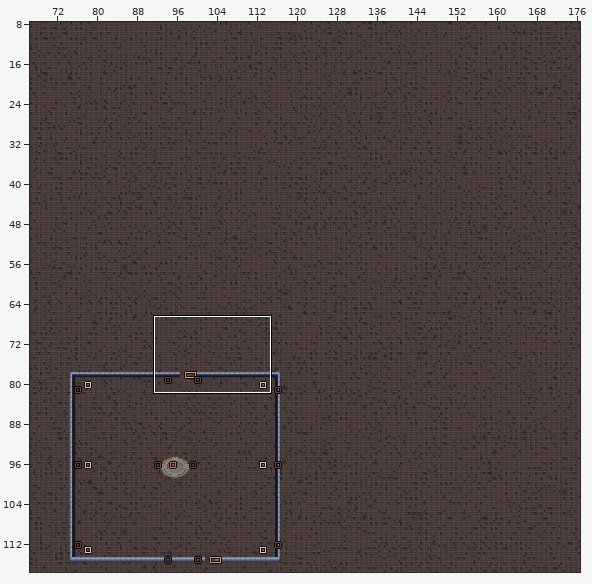
LDtk project, stored at VampireSurvivors/Levels/Zombies.ldtk. The picture above shows the old version from afar; the outline marks the close-up.
Close-up. Before the edit:
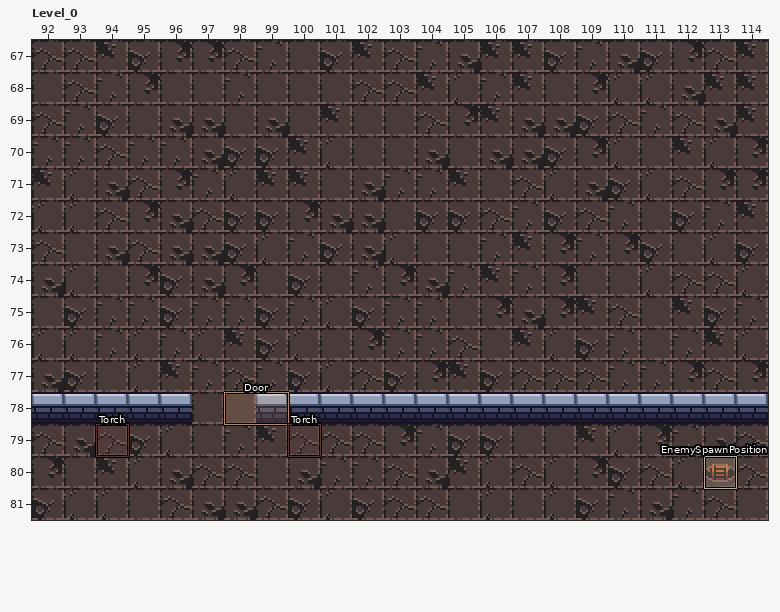
Cells are 16x16 px. Shown: Level_0 x 92..114, y 67..81.
The same view after the edit:
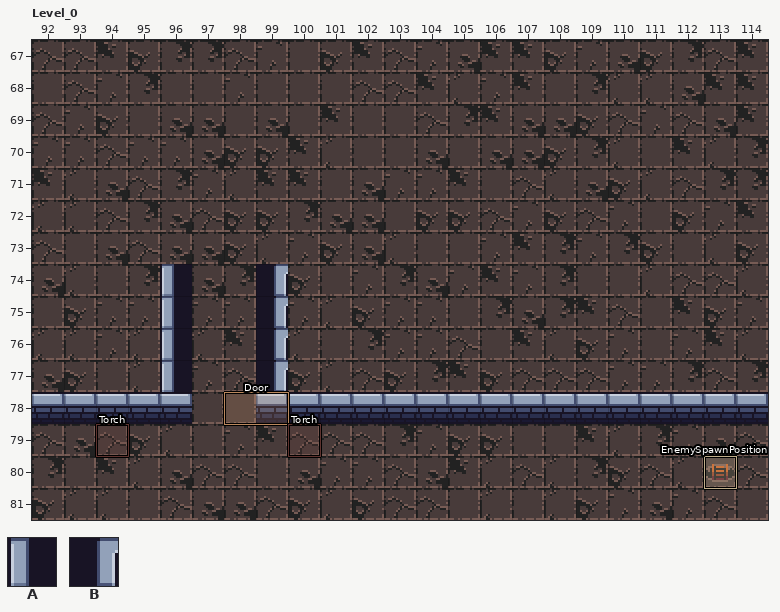
Key: from "Set_1_12": A 22, B 32.
_ is an empty cell, . an unchanged one.
Diff:
--- layer "Collision"
@@ x 96..99 @@
-74 _.._
-75 _.._
-76 _.._
-77 _.._
+74 A..B
+75 A..B
+76 A..B
+77 A..B
